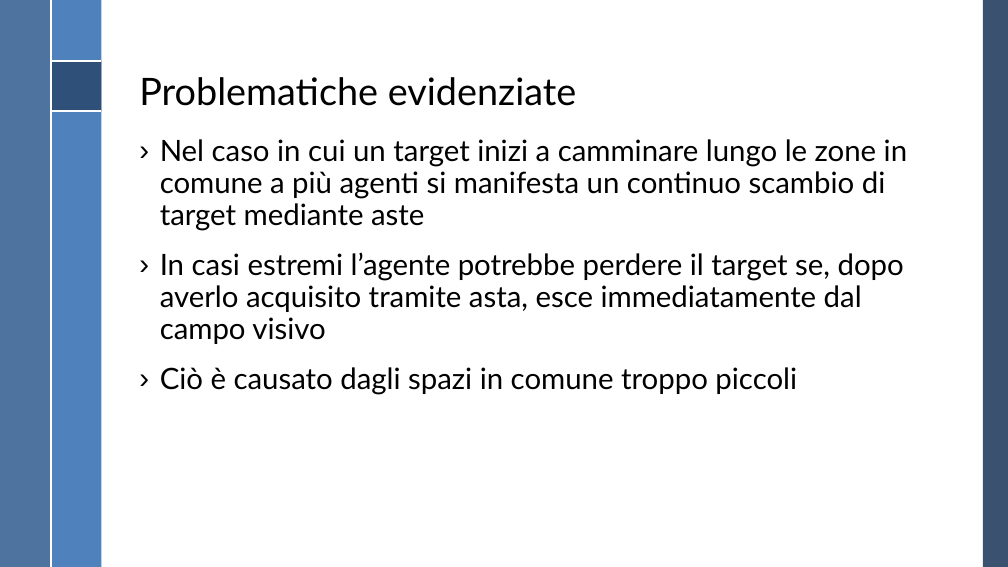
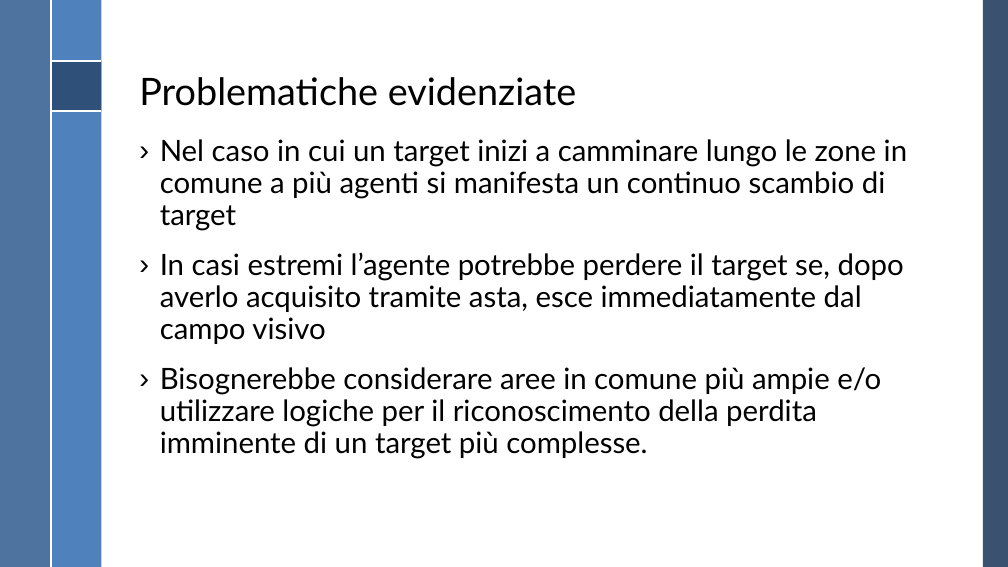
Before and after one commit to RiccardoGrieco/masTracking, a slide deck: slide 13 of Presentazione MAS/Presentazione MAS.pptx (slide 10 before the commit). Drawn at 1008x567 pixels with LibreOffice and Linux fonts; fonts in the diff are those of the drawing; background and template pictures are left out. Boxes give left, top, right and bottom in pixels: in the first picture for what was removed or moved away, otherwise in the second. Text is boxed around its words. In the diff, an @@ line names an element or a change of style, - is before the commit and + after.

```diff
--- a/Presentazione MAS/Presentazione MAS.pptx
+++ b/Presentazione MAS/Presentazione MAS.pptx
@@ text at (x1=160, y1=139, x2=907, y2=230): text changed @@
-› Nel caso in cui un target inizi a camminare lungo le zone in comune a più agenti si manifesta un continuo scambio di target mediante aste
+› Nel caso in cui un target inizi a camminare lungo le zone in comune a più agenti si manifesta un continuo scambio di target
@@ text at (x1=160, y1=367, x2=881, y2=458): text changed @@
-› Ciò è causato dagli spazi in comune troppo piccoli
+› Bisognerebbe considerare aree in comune più ampie e/o utilizzare logiche per il riconoscimento della perdita imminente di un target più complesse.
```
Also in this commit, not shown: 6 other slides changed, 3 slides added.
